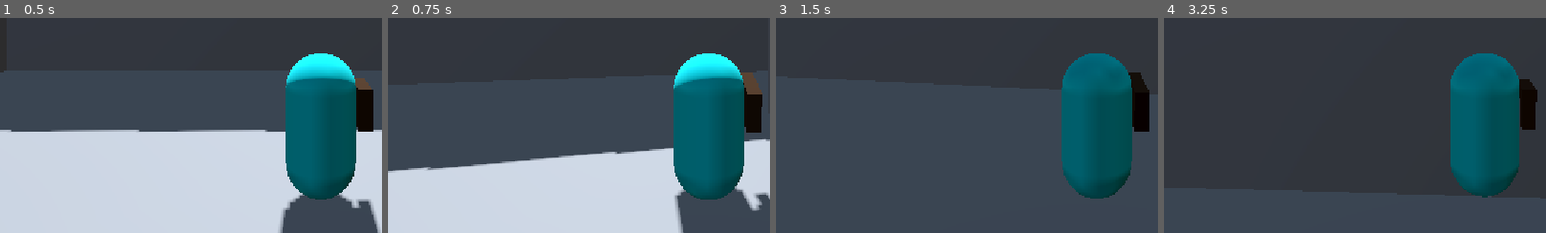
Above: before the commit, frames 1-4 (left to right).
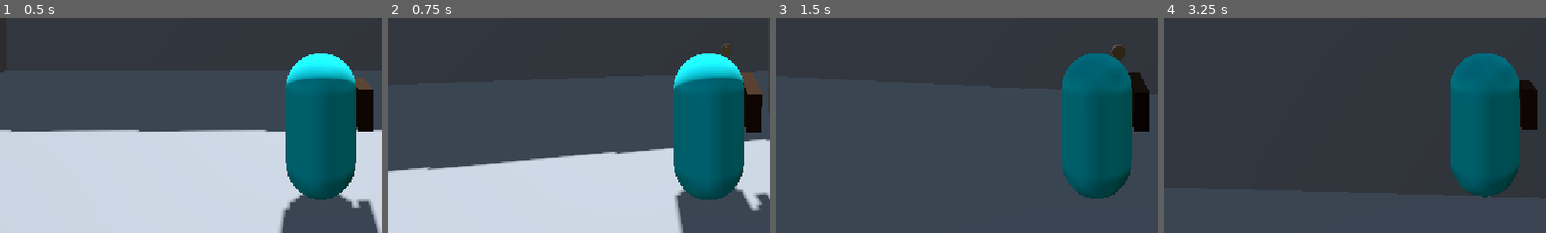
Above: after the commit, the same moments.

Repository: dunkbing/learn3d
Game: Godot game, scene res://scenes/main.tscn
The game is run twice, just before and just after one commit, with the same random seed, the same clock (stepped at 60 frames per second) and the same inputs.
Inputs (mouse positions are % of the whole screen's width and height, from its top left):
- Up to frame 1 (0.5 s): no input
- Up to frame 2 (0.75 s): move the mouse to (55, 50) at 0.52 s; press the mouse at (55, 50) at 0.53 s; hold W (forward) from 0.53 s (still down)
- Up to frame 3 (1.5 s): keep holding W (forward); tap Space (jump) at 0.77 s; move the mouse to (45, 50) at 1.27 s; release the mouse at (45, 50) at 1.28 s; click (45, 50) at 1.35 s
- Up to frame 4 (3.25 s): keep holding W (forward); tap Space (jump) at 1.52, 3.02 s; move the mouse to (52, 48) at 2.02 s; press the mouse at (52, 48) at 2.03 s; tap Enter at 2.75 s; move the mouse to (49, 52) at 2.77 s; release the mouse at (49, 52) at 2.78 s; click (49, 52) at 2.85 s
The pictures show only the part of the screen within x 8-58%, y 50-100%; the shares and areas given below are measured in that part.

Frame 1 is identical in both runs. In frame 2, 0.1% of the frame differs, in the area x 87-90%, y 12-18%; in frame 3, 0.2%, in the area x 87-96%, y 12-28%; in frame 4, less than 0.1%.

Commit message:
fire bullet

Diff:
--- a/scenes/bullet.gd
+++ b/scenes/bullet.gd
@@ -4,6 +4,8 @@
 
 func _physics_process(delta: float) -> void:
     position += -transform.basis.z * speed * delta
+    get_tree().create_timer(3.0).timeout.connect(queue_free)
+
 
 func _on_body_entered(_body: Node3D) -> void:
     # Hit something solid (wall, enemy body) — do damage here later.
--- a/scenes/bullet.tscn
+++ b/scenes/bullet.tscn
@@ -4,13 +4,14 @@
 [ext_resource type="Script" uid="uid://dchge2yh4822s" path="res://scenes/bullet.gd" id="1_y25gk"]
 
 [sub_resource type="CapsuleShape3D" id="CapsuleShape3D_2ueok"]
-radius = 0.4
-height = 1.35
+radius = 0.2
+height = 0.65
 
 [node name="Bullet" type="Area3D" unique_id=751048675]
 script = ExtResource("1_y25gk")
 
 [node name="bullet" parent="." unique_id=1822554216 instance=ExtResource("1_mkf8s")]
+transform = Transform3D(0.5, 0, 0, 0, 0.5, 0, 0, 0, 0.5, 0, 0, 0)
 
 [node name="CollisionShape3D" type="CollisionShape3D" parent="." unique_id=433667372]
 transform = Transform3D(1, 0, 0, 0, -4.371139e-08, -1, 0, 1, -4.371139e-08, 0, 9.835061e-09, -0.12499996)
--- a/scenes/gun.gd
+++ b/scenes/gun.gd
@@ -1,8 +1,14 @@
 class_name Gun extends Node3D
 
 @onready var animation: AnimationPlayer = $AnimationPlayer
+const BULLET_SCENE := preload("res://scenes/bullet.tscn")
+@onready var muzzle: Marker3D = $Muzzle
 
 
 func shoot() -> void:
     animation.stop()
     animation.play("shoot")
+
+    var bullet := BULLET_SCENE.instantiate() as Node3D
+    get_tree().current_scene.add_child(bullet)
+    bullet.global_transform = muzzle.global_transform
--- a/scenes/gun.tscn
+++ b/scenes/gun.tscn
@@ -41,13 +41,16 @@
 }
 
 [node name="Gun" type="Node3D" unique_id=1736224218]
-script = ExtResource("1_dk5gl")
+script = ExtResource("1_og67c")
 
 [node name="Pivot" type="Node3D" parent="." unique_id=1099537190]
 transform = Transform3D(1, 0, 0, 0, 1, 0, 0, 0, 1, 0, -0.45799407, 0)
 
-[node name="gun" parent="Pivot" unique_id=449489575 instance=ExtResource("2_kw0bs")]
+[node name="gun" parent="Pivot" unique_id=449489575 instance=ExtResource("2_gp1hk")]
 transform = Transform3D(0.1, 0, 0, 0, 0.1, 0, 0, 0, 0.1, 0, 0.45799407, 0.022006005)
 
 [node name="AnimationPlayer" type="AnimationPlayer" parent="." unique_id=1094348201]
 libraries/ = SubResource("AnimationLibrary_40bau")
+
+[node name="Muzzle" type="Marker3D" parent="." unique_id=1855944447]
+transform = Transform3D(1, 0, 0, 0, 1, 0, 0, 0, 1, 0, 0, -0.74)
--- a/scenes/player.gd
+++ b/scenes/player.gd
@@ -21,6 +21,7 @@
         camera_pivot.rotate_x(-event.relative.y * mouse_sensitivity)
         # Clamp pitch so you can't flip over backwards.
         camera_pivot.rotation.x = clampf(camera_pivot.rotation.x, -1.2, 0.4)
+        gun.rotation.x = camera_pivot.rotation.x
 
     # Press Escape to free the mouse (handy while testing).
     if event.is_action_pressed("ui_cancel"):
Not shown: 1 places in scenes/gun.tscn that only renumber resources
